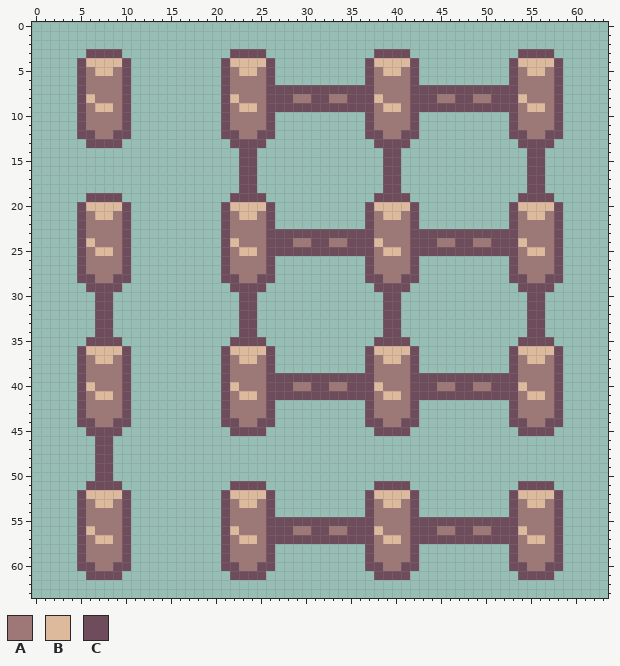
Pixel-art sprite: Art/Fences.png. This is how it looked before the edit.
The file is 64x64 pixels.
Palette (. is transparent): A #9e7777  B #deba9d  C #6f4c5b
Pixels before, first column x 5:
 3 .CCCC............CCCC............CCCC............CCCC.
 4 CBBBBC..........CBBBBC..........CBBBBC..........CBBBBC
 5 CABBAC..........CABBAC..........CABBAC..........CABBAC
 6 CAAAAC..........CAAAAC..........CAAAAC..........CAAAAC
 7 CAAAAC..........CAAAACCCCCCCCCCCCAAAACCCCCCCCCCCCAAAAC
 8 CBAAAC..........CBAAACCCAACCAACCCBAAACCCAACCAACCCBAAAC
 9 CABBAC..........CABBACCCCCCCCCCCCABBACCCCCCCCCCCCABBAC
10 CAAAAC..........CAAAAC..........CAAAAC..........CAAAAC
11 CAAAAC..........CAAAAC..........CAAAAC..........CAAAAC
12 CCAACC..........CCAACC..........CCAACC..........CCAACC
13 .CCCC............CCCC............CCCC............CCCC.
14 ..................CC..............CC..............CC..
15 ..................CC..............CC..............CC..
16 ..................CC..............CC..............CC..
17 ..................CC..............CC..............CC..
18 ..................CC..............CC..............CC..
19 .CCCC............CCCC............CCCC............CCCC.
20 CBBBBC..........CBBBBC..........CBBBBC..........CBBBBC
21 CABBAC..........CABBAC..........CABBAC..........CABBAC
22 CAAAAC..........CAAAAC..........CAAAAC..........CAAAAC
23 CAAAAC..........CAAAACCCCCCCCCCCCAAAACCCCCCCCCCCCAAAAC
24 CBAAAC..........CBAAACCCAACCAACCCBAAACCCAACCAACCCBAAAC
25 CABBAC..........CABBACCCCCCCCCCCCABBACCCCCCCCCCCCABBAC
26 CAAAAC..........CAAAAC..........CAAAAC..........CAAAAC
27 CAAAAC..........CAAAAC..........CAAAAC..........CAAAAC
28 CCAACC..........CCAACC..........CCAACC..........CCAACC
29 .CCCC............CCCC............CCCC............CCCC.
30 ..CC..............CC..............CC..............CC..
31 ..CC..............CC..............CC..............CC..
32 ..CC..............CC..............CC..............CC..
33 ..CC..............CC..............CC..............CC..
34 ..CC..............CC..............CC..............CC..
35 .CCCC............CCCC............CCCC............CCCC.
36 CBBBBC..........CBBBBC..........CBBBBC..........CBBBBC
37 CABBAC..........CABBAC..........CABBAC..........CABBAC
38 CAAAAC..........CAAAAC..........CAAAAC..........CAAAAC
39 CAAAAC..........CAAAACCCCCCCCCCCCAAAACCCCCCCCCCCCAAAAC
40 CBAAAC..........CBAAACCCAACCAACCCBAAACCCAACCAACCCBAAAC
41 CABBAC..........CABBACCCCCCCCCCCCABBACCCCCCCCCCCCABBAC
42 CAAAAC..........CAAAAC..........CAAAAC..........CAAAAC
43 CAAAAC..........CAAAAC..........CAAAAC..........CAAAAC
44 CCAACC..........CCAACC..........CCAACC..........CCAACC
45 .CCCC............CCCC............CCCC............CCCC.
46 ..CC..................................................
47 ..CC..................................................
48 ..CC..................................................
49 ..CC..................................................
50 ..CC..................................................
51 .CCCC............CCCC............CCCC............CCCC.
52 CBBBBC..........CBBBBC..........CBBBBC..........CBBBBC
53 CABBAC..........CABBAC..........CABBAC..........CABBAC
54 CAAAAC..........CAAAAC..........CAAAAC..........CAAAAC
55 CAAAAC..........CAAAACCCCCCCCCCCCAAAACCCCCCCCCCCCAAAAC
56 CBAAAC..........CBAAACCCAACCAACCCBAAACCCAACCAACCCBAAAC
57 CABBAC..........CABBACCCCCCCCCCCCABBACCCCCCCCCCCCABBAC
58 CAAAAC..........CAAAAC..........CAAAAC..........CAAAAC
59 CAAAAC..........CAAAAC..........CAAAAC..........CAAAAC
60 CCAACC..........CCAACC..........CCAACC..........CCAACC
61 .CCCC............CCCC............CCCC............CCCC.
After the commit:
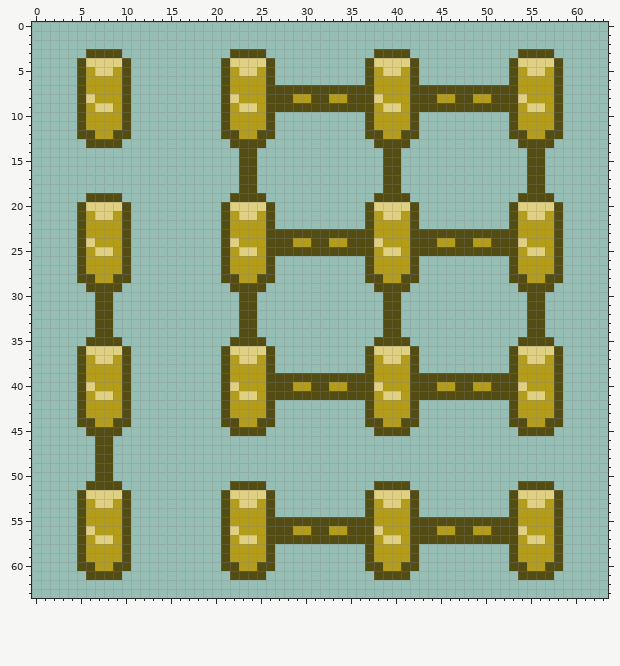
Change:
colour A: #9e7777 -> #b59d1c
colour B: #deba9d -> #e0d182
colour C: #6f4c5b -> #534c13
Boxes around the changes in both pictures, in picture pixels (x1, y1, x2, y2):
changed: (77, 49, 131, 148)
changed: (221, 49, 563, 436)
changed: (77, 193, 131, 580)
changed: (221, 481, 563, 580)
